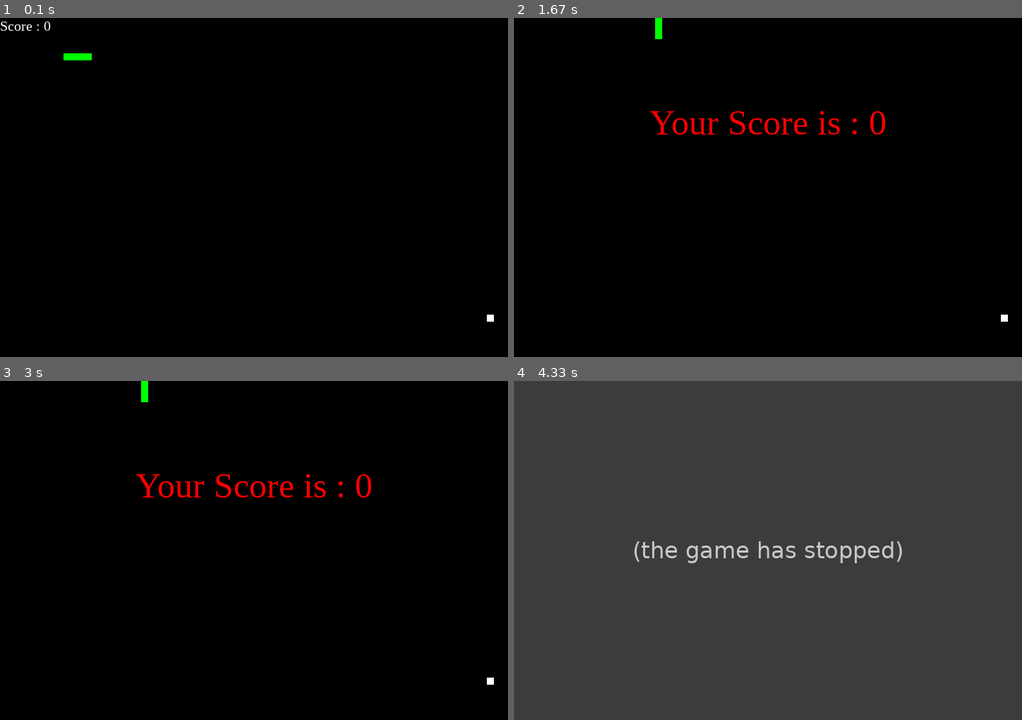
Above: before the commit, frames 1-4 (two rows, left to right).
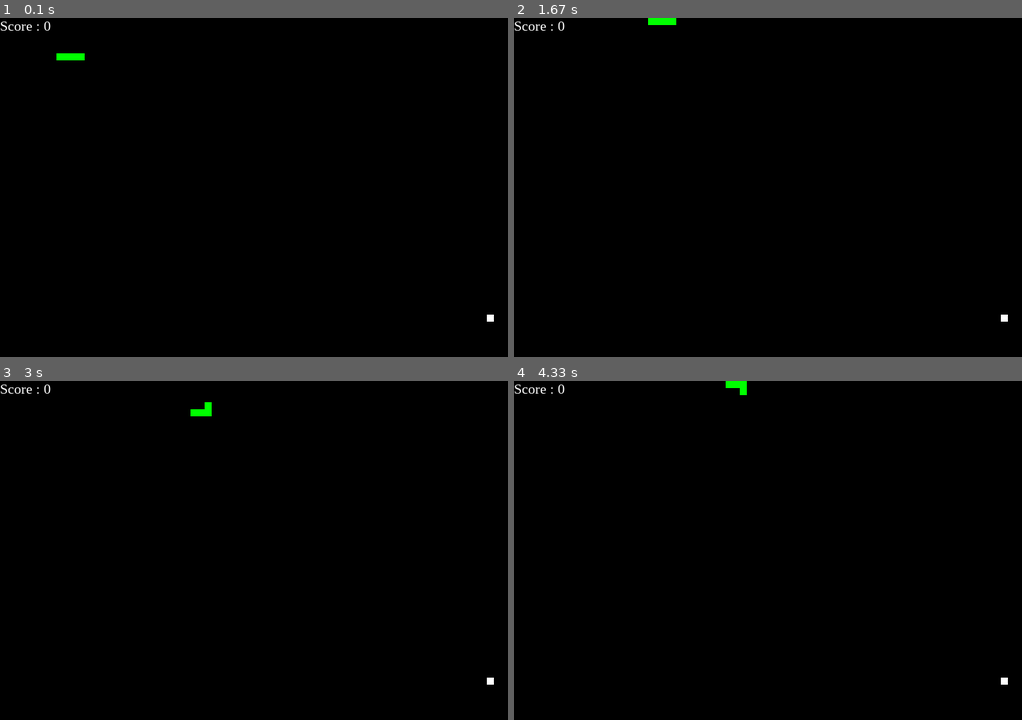
Above: after the commit, the same moments.

Repository: AndreasKG-15/PyGame
Game: pygame game, started from snake.py
Same seed, same stepped clock (60 frames per second), same inputs: the game is played once before the commit and once after it.
Inputs:
- Up to frame 1 (0.1 s): no input
- Up to frame 2 (1.67 s): hold Up 0.83-1.3 s; hold Right from 1.33 s (still down)
- Up to frame 3 (3 s): release Right at 1.8 s; hold Down 2.4-2.7 s; hold Left from 2.73 s (still down)
- Up to frame 4 (4.33 s): release Left at 3.13 s; hold Up 3.17-3.53 s; hold Right 3.57-4.2 s; hold Down from 4.23 s (still down)

The runs differ from the first frame. In frame 1, less than 0.1% of the frame differs, in the area x 11-19%, y 10-13%; in frame 2, 1.1%; in frame 3, 1.1%; in frame 4, 100%, in the area x 0-100%, y 0-100%.
Before the commit the program exited at 3.25 s; later frames show no game.

Commit message:
Updated title of window

Diff:
--- a/snake.py
+++ b/snake.py
@@ -3,7 +3,7 @@
 import time
 import random
 
-snake_speed = 12
+snake_speed = 10
 # Window size
 window_x = 720
 window_y = 480
@@ -20,7 +20,7 @@
 pygame.init()
 
 # Initialise game window
-pygame.display.set_caption('GeeksforGeeks Snakes')
+pygame.display.set_caption('Snake Game')
 game_window = pygame.display.set_mode((window_x, window_y))
 
 # FPS (frames per second) controller
